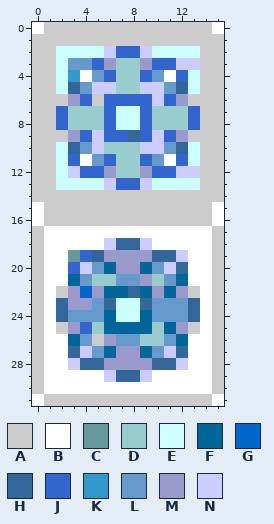
Two states of a pixel-art sprite, trunk/ssf/web/docroot/images/icons/accessory_modify.gif. This is how it looked before the edit.
The file is 16x32 pixels.
Palette (. is transparent): A #cccccc  B #ffffff  C #669999  D #99cccc  E #ccffff  F #006699  G #0066cc  H #336699  J #3366cc  K #3399cc  L #6699cc  M #9999cc  N #ccccff
Pixels before, first column x 0:
 0 BAAAAAAAAAAAAAAB
 1 AAAAAAAAAAAAAAAA
 2 AAEEEENJJNEEEEAA
 3 AAELLJMDDMJJNNAA
 4 AAEKBLJDDJLBJEAA
 5 AAEHLNNDDNNLHEAA
 6 AAAMJAJJJJNJMAAA
 7 AAJDDDJEEJDDDJAA
 8 AAJDDDJEEJDDDJAA
 9 AAAMJNJJHJNJMAAA
10 AAEHLNDDDNNLHEAA
11 AAEJBLJDDJLBJEAA
12 AAENJJMDDMJJNNAA
13 AAEEEENJJNEEEEAA
14 AAAAAAAAAAAAAAAA
15 BAAAAAAAAAAAAAAB
16 BAAAAAAAAAAAAAAB
17 ABBBBBBBBBBBBBBA
18 ABBBBBNHHNBBBBBA
19 ABBCJHMMMMHHNBBA
20 ABBJNLFMMFLNHBBA
21 ABBFLDDLLMDLFBBA
22 ABAMGMFFHFMFMABA
23 ABHMMLHEEHLLLHBA
24 ABHLLLFEEFLLLHBA
25 ABAMJDFFFFDFMABA
26 ABBFLAMLLDDLFBBA
27 ABBHNLFMMFLNHBBA
28 ABBNHHMMMMHHNBBA
29 ABBBBBNHHNBBBBBA
30 ABBBBBBBBBBBBBBA
31 BAAAAAAAAAAAAAAB
After the commit:
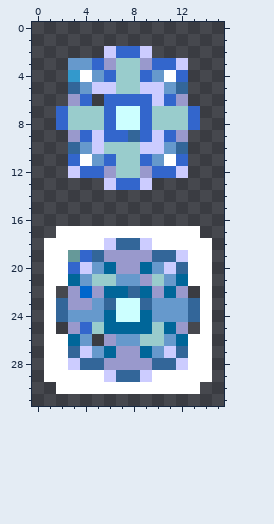
The commit says: Bug: 442037 Comment: background is now transparent
Difference:
y 0: x 0..15 BAAAAAAAAAAAAAAB -> ................
y 1: x 0..15 AAAAAAAAAAAAAAAA -> ................
y 2: x 0..5 AAEEEE -> ......; x 10..15 EEEEAA -> ......
y 3: x 0..2 AAE -> ...; x 13..15 NAA -> ...
y 4..5: x 0..2 AAE -> ...; x 13..15 EAA -> ...
y 6: x 0..2 AAA -> ...; x 5 A -> .; x 13..15 AAA -> ...
y 7..8: x 0..1 AA -> ..; x 14..15 AA -> ..
y 9: x 0..2 AAA -> ...; x 13..15 AAA -> ...
y 10..11: x 0..2 AAE -> ...; x 13..15 EAA -> ...
y 12: x 0..2 AAE -> ...; x 13..15 NAA -> ...
y 13: x 0..5 AAEEEE -> ......; x 10..15 EEEEAA -> ......
y 14: x 0..15 AAAAAAAAAAAAAAAA -> ................
y 15..16: x 0..15 BAAAAAAAAAAAAAAB -> ................
y 17: x 0..1 AB -> ..; x 14..15 BA -> ..
y 18..21: x 0 A -> .; x 15 A -> .
y 22: x 0 A -> .; x 2 A -> .; x 13 A -> .; x 15 A -> .
y 23..24: x 0 A -> .; x 15 A -> .
y 25: x 0 A -> .; x 2 A -> .; x 13 A -> .; x 15 A -> .
y 26: x 0 A -> .; x 5 A -> .; x 15 A -> .
y 27..29: x 0 A -> .; x 15 A -> .
y 30: x 0..1 AB -> ..; x 14..15 BA -> ..
y 31: x 0..15 BAAAAAAAAAAAAAAB -> ................
